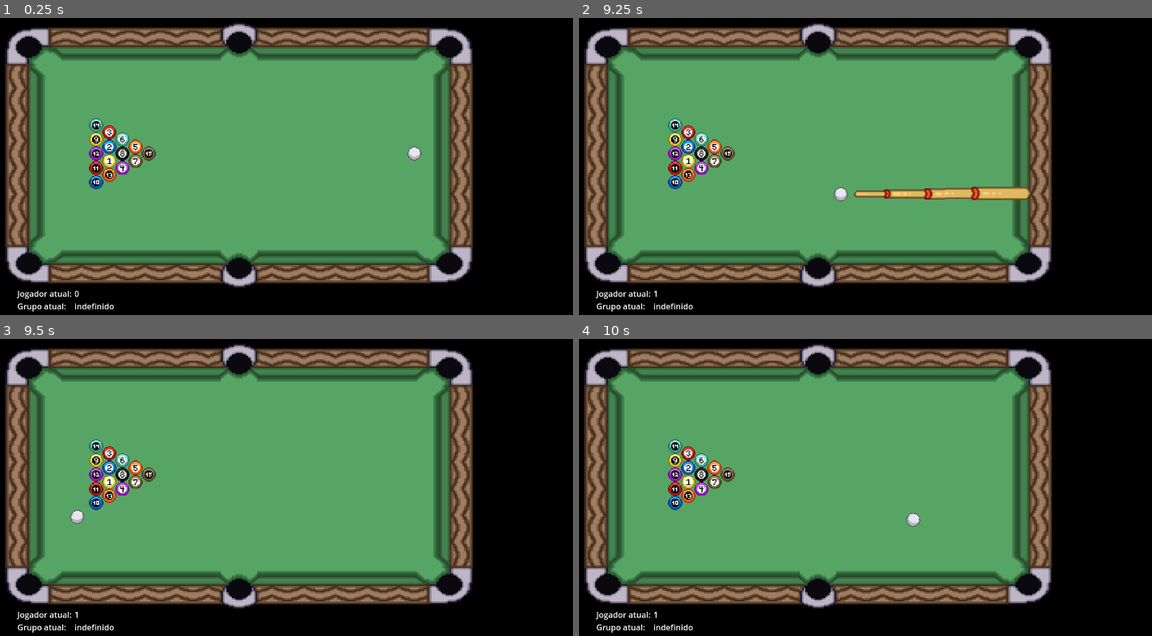
Above: before the commit, frames 1-4 (two rows, left to right).
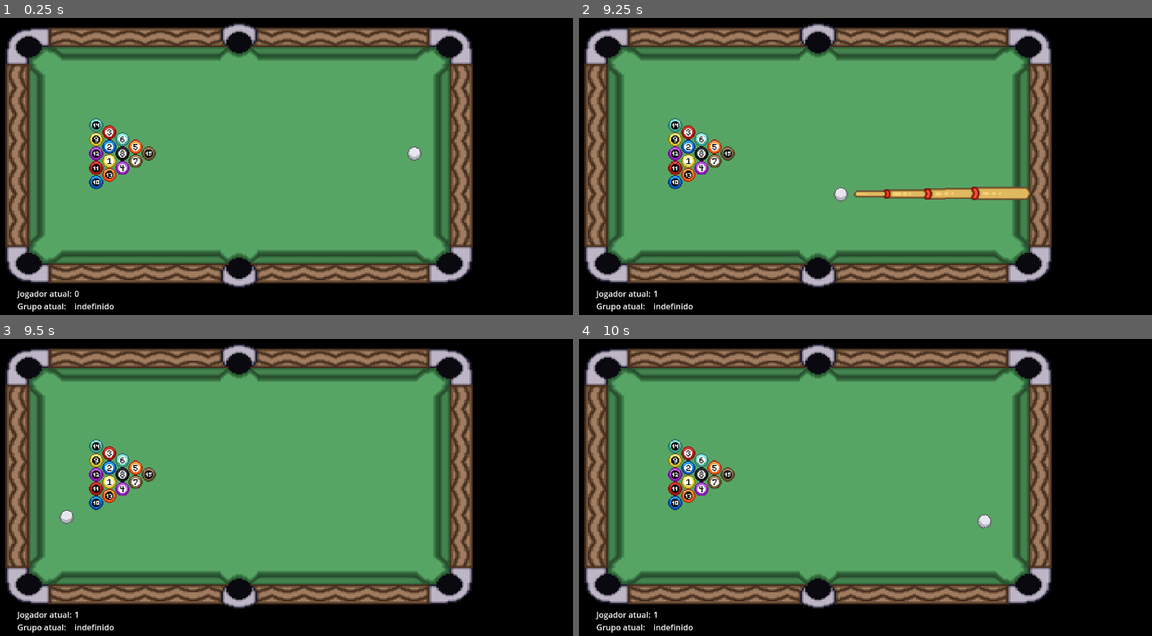
Above: after the commit, the same moments.

Repository: MathiasRLuz/Sinuca--8-Ball-Pool-
Game: Godot game, scene res://scenes/sinuca.tscn
The game is run twice, just before and just after one commit, with the same random seed, the same clock (stepped at 60 frames per second) and the same inputs. This scene is started directly instead of the project's main scene. The engine's default icon, where the game draws it, is replaced by a stand-in: a white triangle on a blue panel in a dark square.
Inputs (mouse positions are in pixels of both pictures, inside the frame that each line leads up to):
- Up to frame 1 (0.25 s): no input
- Up to frame 2 (9.25 s): tap Enter at 0.5, 2.75, 7.25 s; move the mouse to (968, 116) at 0.52 s; hold D (right) 0.53-1.28 s; hold E (interact) 0.53-1.28 s; click (968, 116) at 0.67 s; tap Space at 0.77, 1.52, 2, 3.02, 3.77, 4.52, 6.02, 6.5, 6.77, 7.52, 8, 9.02 s; move the mouse to (699, 151) at 1.27 s; hold S (down) 1.28-2.03 s; tap E (interact) every 1.5 s from 1.35 to 8.85 s; move the mouse to (894, 53) at 2.02 s; hold D (right) 2.03-2.78 s; hold E (interact) 2.03-2.78 s; move the mouse to (796, 205) at 2.77 s; hold W (up) 2.78-3.53 s; click (796, 205) at 2.92 s; move the mouse to (1020, 187) at 3.52 s; hold E (interact) 3.53-4.28 s; hold A (left) 3.53-5.03 s; move the mouse to (636, 80) at 4.27 s; move the mouse to (859, 133) at 5.02 s; hold S (down) 5.03-5.78 s; hold E (interact) 5.03-5.78 s; click (859, 133) at 5.17 s; move the mouse to (733, 41) at 5.77 s; hold D (right) 5.78-6.53 s; move the mouse to (968, 116) at 6.52 s; hold W (up) 6.53-7.28 s; hold E (interact) 6.53-7.28 s; move the mouse to (699, 151) at 7.27 s; hold D (right) 7.28-8.03 s; click (699, 151) at 7.42 s; move the mouse to (894, 53) at 8.02 s; hold S (down) 8.03-8.78 s; hold E (interact) 8.03-8.78 s; move the mouse to (796, 205) at 8.77 s; hold A (left) from 8.78 s (still down)
- Up to frame 3 (9.5 s): keep holding A (left)
- Up to frame 4 (10 s): move the mouse to (1020, 508) at 9.52 s; release A (left) at 9.53 s; hold W (up) from 9.53 s (still down); hold E (interact) from 9.53 s (still down); click (1020, 508) at 9.67 s; tap Space at 9.77 s

Frames 1-2 are identical in both runs. In frame 3, 0.2% of the frame differs, in the area x 10-19%, y 48-63%; in frame 4, 0.2%, in the area x 15-72%, y 48-64%.

Commit message:
update powers

Diff:
--- a/scenes/CelasPorao/cela1.tscn
+++ b/scenes/CelasPorao/cela1.tscn
@@ -44,9 +44,6 @@
 tile_size = Vector2i(32, 32)
 physics_layer_0/collision_layer = 1
 sources/1 = SubResource("TileSetAtlasSource_kyq34")
-
-[sub_resource type="RectangleShape2D" id="RectangleShape2D_7yu76"]
-size = Vector2(56, 13)
 
 [sub_resource type="RectangleShape2D" id="RectangleShape2D_xny1h"]
 size = Vector2(32, 20)
@@ -136,6 +133,9 @@
 "open_door": SubResource("Animation_nut0l")
 }
 
+[sub_resource type="RectangleShape2D" id="RectangleShape2D_7yu76"]
+size = Vector2(56, 13)
+
 [node name="Porao" type="Node2D"]
 script = ExtResource("1_vcxa4")
 
@@ -158,6 +158,22 @@
 rotation = 0.000304595
 tile_map_data = PackedByteArray("AAANAP//AQADAAAAAAAVAP//AQADAAAAAAAWAP//AQADAAAAAAAXAP//AQADAAAAAAAYAP//AQADAAAAAAAZAP …(45024 unchanged characters)…
 tile_set = SubResource("TileSet_8wyw2")
+
+[node name="PortaGrade" type="StaticBody2D" parent="."]
+position = Vector2(395, 476)
+
+[node name="CollisionShape2D" type="CollisionShape2D" parent="PortaGrade"]
+position = Vector2(0, 22)
+shape = SubResource("RectangleShape2D_xny1h")
+
+[node name="Porta" type="Sprite2D" parent="PortaGrade"]
+texture = ExtResource("5_pi75b")
+hframes = 3
+
+[node name="AnimationPlayer" type="AnimationPlayer" parent="PortaGrade/Porta"]
+libraries = {
+"": SubResource("AnimationLibrary_b84da")
+}
 
 [node name="Mesa_sinuca" type="Sprite2D" parent="."]
 position = Vector2(578, 611)
@@ -183,7 +199,7 @@
 
 [node name="Kid1" type="Sprite2D" parent="."]
 z_index = -4094
-position = Vector2(433, 479)
+position = Vector2(446, 430)
 texture = ExtResource("10_njx6t")
 hframes = 2
 vframes = 4
@@ -193,26 +209,10 @@
 
 [node name="Kid2" type="Sprite2D" parent="."]
 z_index = -4094
-position = Vector2(521, 477)
+position = Vector2(560, 438)
 texture = ExtResource("10_njx6t")
 hframes = 2
 vframes = 4
 script = ExtResource("12_1y2jd")
 npc_name = "HumanoF"
 npc_type = 8
-
-[node name="PortaGrade" type="StaticBody2D" parent="."]
-position = Vector2(395, 476)
-
-[node name="CollisionShape2D" type="CollisionShape2D" parent="PortaGrade"]
-position = Vector2(0, 22)
-shape = SubResource("RectangleShape2D_xny1h")
-
-[node name="Porta" type="Sprite2D" parent="PortaGrade"]
-texture = ExtResource("5_pi75b")
-hframes = 3
-
-[node name="AnimationPlayer" type="AnimationPlayer" parent="PortaGrade/Porta"]
-libraries = {
-"": SubResource("AnimationLibrary_b84da")
-}
--- a/scenes/sinuca.tscn
+++ b/scenes/sinuca.tscn
@@ -35,7 +35,7 @@
 
 [sub_resource type="ShaderMaterial" id="ShaderMaterial_jbkyi"]
 shader = ExtResource("13_thsul")
-shader_parameter/chaos = 16.129
+shader_parameter/chaos = 145.439
 shader_parameter/radius = 1.3
 shader_parameter/attenuation = 5.761
 
@@ -62,6 +62,57 @@
 shader_parameter/line_length = 1000.0
 shader_parameter/angle = 60.0
 shader_parameter/noise = SubResource("NoiseTexture2D_6mh1l")
+
+[sub_resource type="Animation" id="Animation_3a5m6"]
+length = 0.001
+tracks/0/type = "value"
+tracks/0/imported = false
+tracks/0/enabled = true
+tracks/0/path = NodePath("../../Camera2D:zoom")
+tracks/0/interp = 1
+tracks/0/loop_wrap = true
+tracks/0/keys = {
+"times": PackedFloat32Array(0),
+"transitions": PackedFloat32Array(1),
+"update": 0,
+"values": [Vector2(1, 1)]
+}
+tracks/1/type = "value"
+tracks/1/imported = false
+tracks/1/enabled = true
+tracks/1/path = NodePath("../Sprite2D:position")
+tracks/1/interp = 1
+tracks/1/loop_wrap = true
+tracks/1/keys = {
+"times": PackedFloat32Array(0),
+"transitions": PackedFloat32Array(1),
+"update": 0,
+"values": [Vector2(719, 321)]
+}
+tracks/2/type = "value"
+tracks/2/imported = false
+tracks/2/enabled = true
+tracks/2/path = NodePath("../Dialogue:position")
+tracks/2/interp = 1
+tracks/2/loop_wrap = true
+tracks/2/keys = {
+"times": PackedFloat32Array(0),
+"transitions": PackedFloat32Array(1),
+"update": 0,
+"values": [Vector2(255, 284)]
+}
+tracks/3/type = "value"
+tracks/3/imported = false
+tracks/3/enabled = true
+tracks/3/path = NodePath("..:visible")
+tracks/3/interp = 1
+tracks/3/loop_wrap = true
+tracks/3/keys = {
+"times": PackedFloat32Array(0),
+"transitions": PackedFloat32Array(1),
+"update": 1,
+"values": [false]
+}
 
 [sub_resource type="Animation" id="Animation_56wif"]
 resource_name = "start_battle"
@@ -115,57 +166,6 @@
 "values": [true, false]
 }
 
-[sub_resource type="Animation" id="Animation_3a5m6"]
-length = 0.001
-tracks/0/type = "value"
-tracks/0/imported = false
-tracks/0/enabled = true
-tracks/0/path = NodePath("../../Camera2D:zoom")
-tracks/0/interp = 1
-tracks/0/loop_wrap = true
-tracks/0/keys = {
-"times": PackedFloat32Array(0),
-"transitions": PackedFloat32Array(1),
-"update": 0,
-"values": [Vector2(1, 1)]
-}
-tracks/1/type = "value"
-tracks/1/imported = false
-tracks/1/enabled = true
-tracks/1/path = NodePath("../Sprite2D:position")
-tracks/1/interp = 1
-tracks/1/loop_wrap = true
-tracks/1/keys = {
-"times": PackedFloat32Array(0),
-"transitions": PackedFloat32Array(1),
-"update": 0,
-"values": [Vector2(719, 321)]
-}
-tracks/2/type = "value"
-tracks/2/imported = false
-tracks/2/enabled = true
-tracks/2/path = NodePath("../Dialogue:position")
-tracks/2/interp = 1
-tracks/2/loop_wrap = true
-tracks/2/keys = {
-"times": PackedFloat32Array(0),
-"transitions": PackedFloat32Array(1),
-"update": 0,
-"values": [Vector2(255, 284)]
-}
-tracks/3/type = "value"
-tracks/3/imported = false
-tracks/3/enabled = true
-tracks/3/path = NodePath("..:visible")
-tracks/3/interp = 1
-tracks/3/loop_wrap = true
-tracks/3/keys = {
-"times": PackedFloat32Array(0),
-"transitions": PackedFloat32Array(1),
-"update": 1,
-"values": [false]
-}
-
 [sub_resource type="AnimationLibrary" id="AnimationLibrary_0gcef"]
 _data = {
 "RESET": SubResource("Animation_3a5m6"),
@@ -176,8 +176,8 @@
 script = ExtResource("1_4cjhd")
 ball_scene = ExtResource("2_g7l3x")
 force_victory = true
-current_enemy = 13
-skeletons = [NodePath("SkeletonPower"), NodePath("SkeletonPower2"), NodePath("SkeletonPower3")]
+current_enemy = 7
+skeletons = [NodePath("SkeletonPower"), NodePath("SkeletonPower2"), NodePath("SkeletonPower3"), NodePath("SkeletonPower4"), NodePath("SkeletonPower5"), NodePath("SkeletonPower6")]
 force_first_player = 1
 minotaur_can_destroy_8_ball = false
 
@@ -353,6 +353,32 @@
 shape = SubResource("RectangleShape2D_pxm7o")
 
 [node name="SkeletonPower3" parent="." instance=ExtResource("12_0vwkq")]
+visible = false
+position = Vector2(-534, 259)
+
+[node name="SkeletonPower4" parent="." instance=ExtResource("12_0vwkq")]
+visible = false
+position = Vector2(-592, 259)
+
+[node name="Sprite" parent="SkeletonPower4" index="0"]
+frame = 0
+
+[node name="CollisionShape2D" parent="SkeletonPower4" index="1"]
+position = Vector2(0, -5.5)
+shape = SubResource("RectangleShape2D_b3eps")
+
+[node name="SkeletonPower5" parent="." instance=ExtResource("12_0vwkq")]
+visible = false
+position = Vector2(-563, 259)
+
+[node name="Sprite" parent="SkeletonPower5" index="0"]
+frame = 1
+
+[node name="CollisionShape2D" parent="SkeletonPower5" index="1"]
+position = Vector2(0, -4)
+shape = SubResource("RectangleShape2D_pxm7o")
+
+[node name="SkeletonPower6" parent="." instance=ExtResource("12_0vwkq")]
 visible = false
 position = Vector2(-534, 259)
 
@@ -407,10 +433,10 @@
 [node name="ColorRect" type="ColorRect" parent="BattleTransitionScreen"]
 z_index = 4090
 material = SubResource("ShaderMaterial_vsx6p")
-offset_left = 165.0
-offset_top = 39.0
-offset_right = 804.0
-offset_bottom = 398.0
+offset_left = 228.0
+offset_top = 76.0
+offset_right = 740.0
+offset_bottom = 365.0
 
 [node name="Sprite2D" type="Sprite2D" parent="BattleTransitionScreen"]
 z_index = 4096
@@ -468,3 +494,6 @@
 [editable path="SkeletonPower"]
 [editable path="SkeletonPower2"]
 [editable path="SkeletonPower3"]
+[editable path="SkeletonPower4"]
+[editable path="SkeletonPower5"]
+[editable path="SkeletonPower6"]
--- a/scripts/main.gd
+++ b/scripts/main.gd
@@ -991,7 +991,7 @@
 func skeleton_power(activate := true):
 	if activate:
 		var margin = 30
-		for i in range(randi_range(1,3)):
+		for i in range(randi_range(3,6)):
 			#  limites_paredes => [70, 850, 350, 70] # esquerda, direita, baixo, cima
 			var x = randi_range(limites_paredes[0]+margin,limites_paredes[1]-margin)
 			var y = randi_range(limites_paredes[3]+margin,limites_paredes[2]-margin)
@@ -999,14 +999,14 @@
 			skeletons[i].rotation_degrees = randf_range(0,360)
 			skeletons[i].visible = true
 	else:
-		for i in range(3):
+		for i in range(6):
 			skeletons[i].global_position = Vector2(-625,194)
 			skeletons[i].visible = false
 
 func slime_power(activate := true):
 	if activate:
 		var margin = 30
-		var number_of_blobs = randi_range(1,3)
+		var number_of_blobs = randi_range(3,5)
 		#  limites_paredes => [70, 850, 350, 70] # esquerda, direita, baixo, cima
 		var x = randi_range(limites_paredes[0]+margin,limites_paredes[1]-margin)
 		var y = randi_range(limites_paredes[3]+margin,limites_paredes[2]-margin)
@@ -1083,7 +1083,7 @@
 			print("Tempo acabando")
 			goblin_warned = true
 	if witch_power_activated:
-		$WitchPower.material.set_shader_parameter("chaos", randf_range(20,50))
+		$WitchPower.material.set_shader_parameter("chaos", randf_range(50,100))
 		$WitchPower.material.set_shader_parameter("attenuation", randf_range(5,15))
 	if waiting_timer:
 		return
